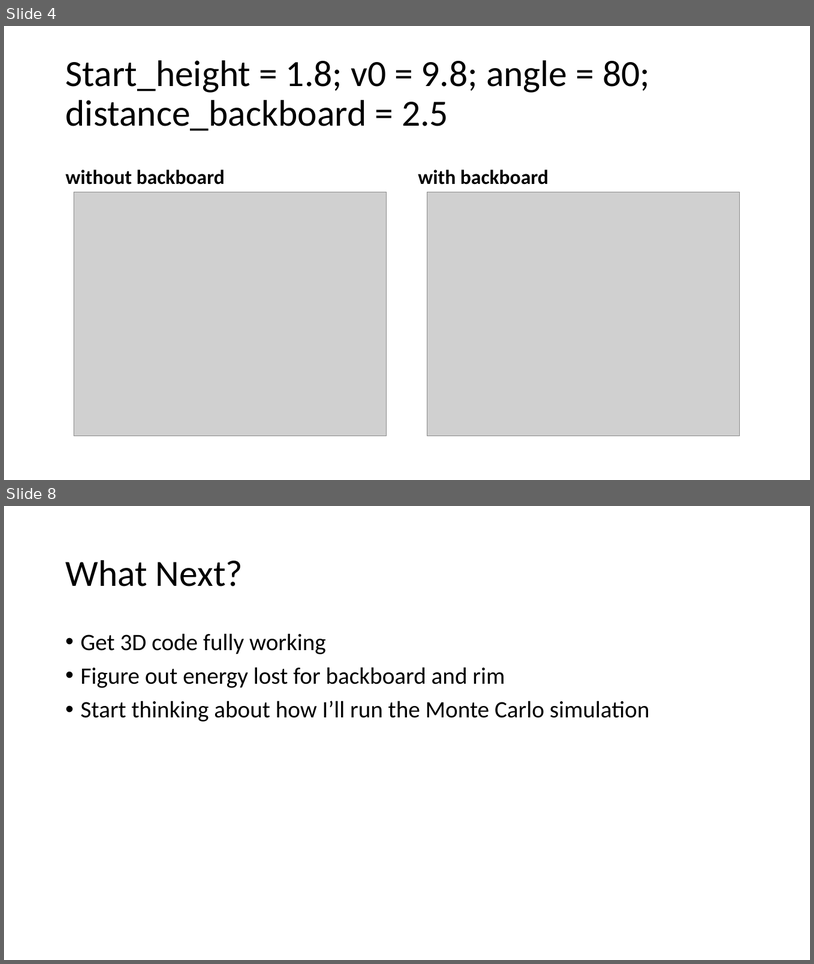
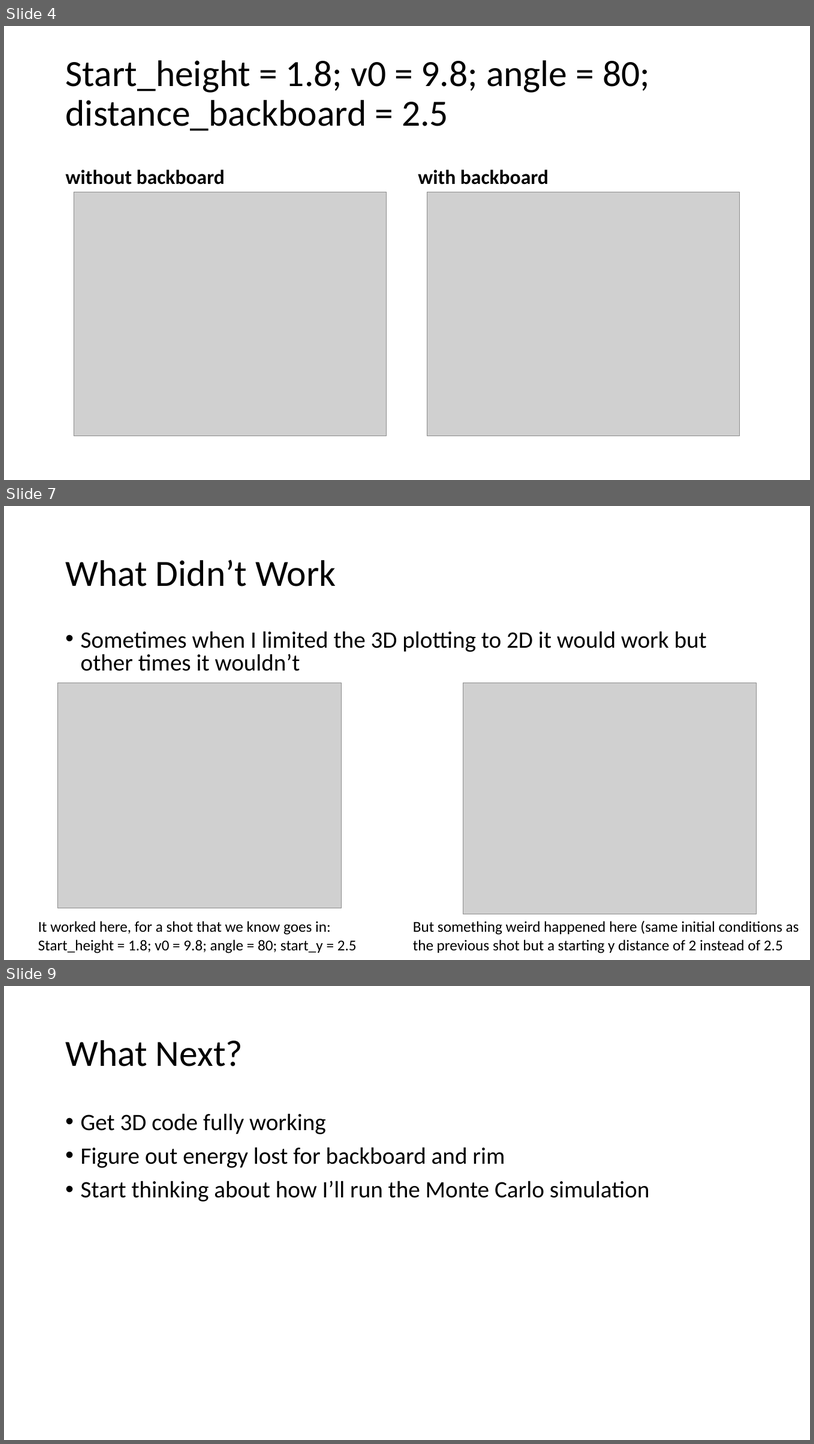
Before and after one commit to cawelch/hoop-never-misses, a slide deck: Weekly Presentations/Week 2.pptx. Shown one above the other, each under a label of ours: slides 4 and 8 before the commit, slides 4, 7 and 9 after it; the slides between them are not shown. The pictures are 814x964 and 814x1444 pixels, drawn with LibreOffice and Linux fonts; fonts in the diff are those of the drawing; grey boxes stand for pictures. Boxes give left, top, right and bottom in pixels: in the first picture for what was removed or moved away, otherwise in the second. Text is boxed around its words. In the diff, an @@ line names an element or a change of style, - is before the commit and + after.

```diff
--- a/Weekly Presentations/Week 2.pptx
+++ b/Weekly Presentations/Week 2.pptx
@@ slide 7 added at (4,506,810,960), background #FFFFFF @@
@@ title added at (65,560,336,586), 44 pt, text #000000 @@
+What Didn’t Work
@@ text added at (81,631,707,671), 28 pt, text #000000 @@
+• Sometimes when I limited the 3D plotting to 2D it would work but other times it wouldn’t
@@ picture added at (58,682,342,907) @@
@@ picture added at (463,682,756,914) @@
@@ text added at (38,921,357,953), 18 pt, text #000000 @@
+It worked here, for a shot that we know goes in:
+Start_height = 1.8; v0 = 9.8; angle = 80; start_y = 2.5
@@ text added at (413,920,800,953), 18 pt, text #000000 @@
+But something weird happened here (same initial conditions as the previous shot but a starting y distance of 2 instead of 2.5
@@ what was slide 8 is now slide 9 @@
```
Also in this commit, not shown: 2 slides changed, 1 other file.
